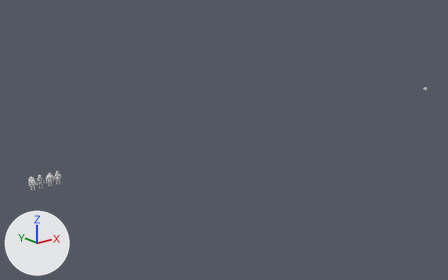
Two versions of the Blender file Animations/WarriorWalk.blend, one commit apart.
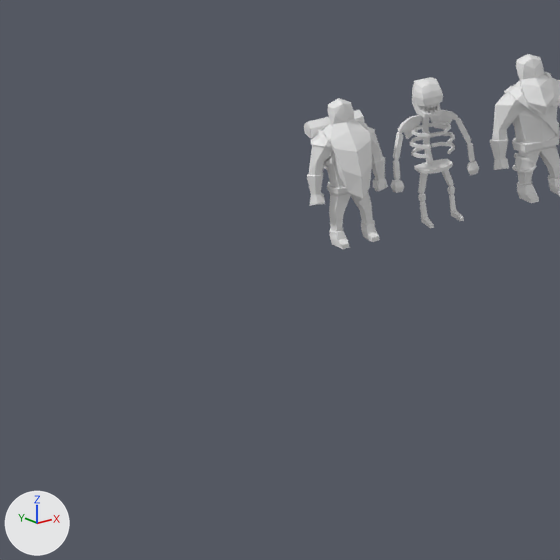
The first picture shows the older version from a 50 mm lens placed at (-144.0, -357.0, 145.0), pointed at (115.0, -32.0, 15.0). The close-ups show both versions on the part from 0% to 12% of the width and 60% to 78% of the height of that picture; other places that the commit changed are outside them. Arrows for +X, +Y and +Z are at lower left; the lights stay in place.

The scene before the commit, as lines of its bpy script (objects in view):
```python
me_cube_001 = bpy.data.meshes.new('Cube.001')
me_cube_001.from_pydata(...)  # 384 vertices, 348 faces; spans x -2.65..0.0, y -1.19..0.93, z 0.02..8.75
me_cube_002 = bpy.data.meshes.new('Cube.002')
me_cube_002.from_pydata(...)  # 699 vertices, 988 faces; spans x -2.88..2.82, y -1.7..1.48, z 0.01..8.74
me_cube_003 = bpy.data.meshes.new('Cube.003')
me_cube_003.from_pydata(...)  # 483 vertices, 751 faces; spans x -2.36..2.36, y -2.16..2.04, z 0.01..8.74
ob_cube_002 = bpy.data.objects.new('Cube.002', me_cube_002)
ob_cube_002.location = (0.0, 0.0, 0.0)
ob_cube_003 = bpy.data.objects.new('Cube.003', me_cube_001)
ob_cube_003.location = (-6.42, 0.0, 0.0)
_m = ob_cube_003.modifiers.new('Mirror', 'MIRROR')
_m.use_clip = True
ob_cube_004 = bpy.data.objects.new('Cube.004', me_cube_003)
ob_cube_004.location = (-11.61, 0.0, 0.0)
_m = ob_cube_004.modifiers.new('Triangulate.001', 'TRIANGULATE')
_m.quad_method = 'BEAUTY'
```
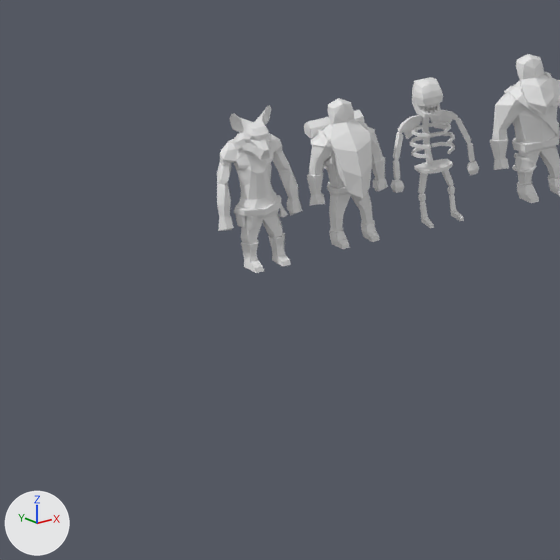
Location of each change, [x1, y1, x2, y2] in pixels of the close-ups (560 x 560 px):
'Body', added
    after: [217, 105, 302, 273]

The change, as a list of edits to the scene's bpy script:
```text
Add me_gnoll_08naked_lwo_001:
    me_gnoll_08naked_lwo_001.from_pydata(...)  # 667 vertices, 1314 faces; spans x -2.49..2.49, y -2.08..2.98, z -0.06..9.43
Add ob_body:
    ob_body = bpy.data.objects.new('Body', me_gnoll_08naked_lwo_001)
    ob_body.location = (-16.92, 0.0, 0.0)
```
